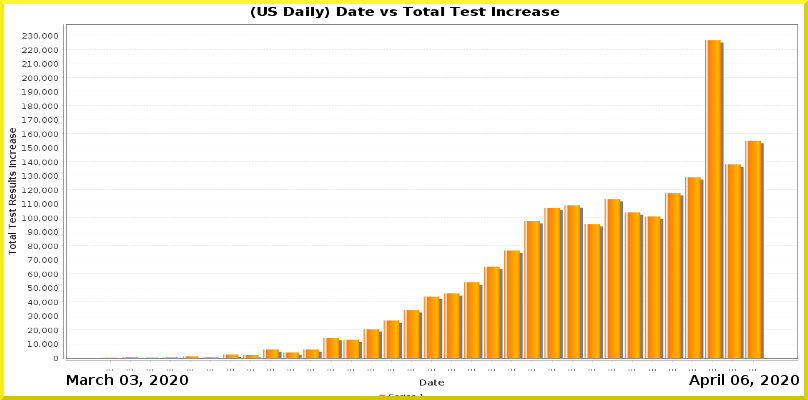
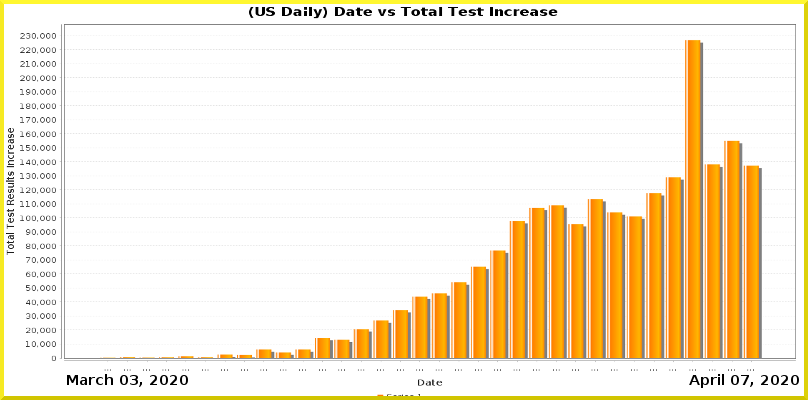
Two versions of the same layered image (w=808, h=400). Layer-by-layer changes:
painted on "Current Date" over <box>741,375,749,385</box>
painted on "Date_vs_TestIncrease.png" over <box>6,7,798,396</box>
